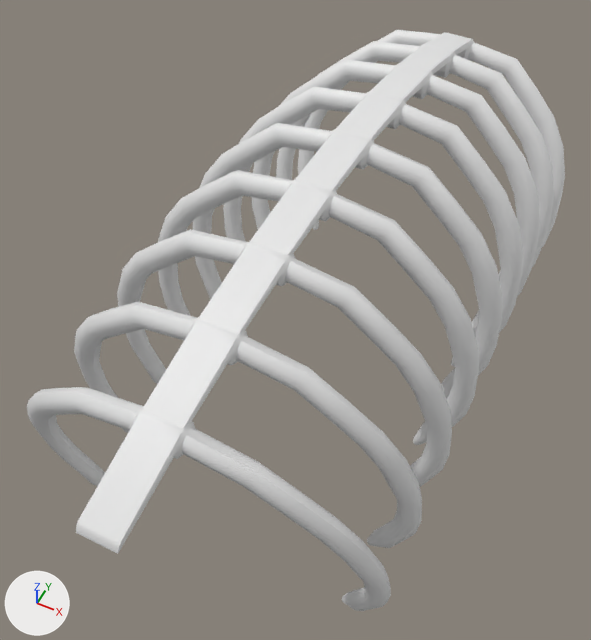
One commit to the FBX model Models/Giant monster rib cage.fbx: the scene before it, then after it.
One viewpoint serves both versions: a 50 mm camera at (15.7, -36.3, 41.2) aimed at (-1.3, -2.3, -1.3). Lighting does not change. The marker at lower left points along +X, +Y and +Z. Where no turn or scale is listed for an object, it has been applied to the vertices.

Names of what the first picture shows: 'Ribcage'.
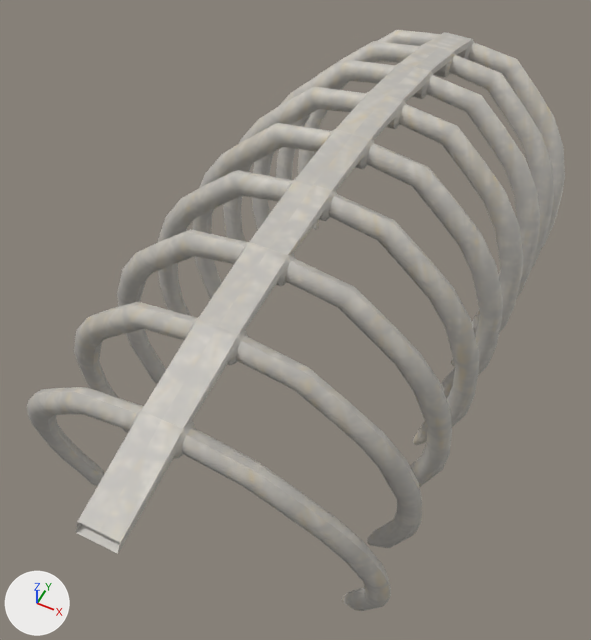
Changed parts and their boxes [x1, y1, x2, y2] in the pictures (591 x 640 px):
part 1 of me_mesh, deleted: before [76, 522, 120, 554]
part 2 of me_mesh, recoloured (white to grey): [27, 30, 565, 611] in both

Edits to the bpy script that builds the scene:
```text
Add img_materials_tif:
    img_materials_tif = load_image('Materials.tif', '_unpacked/Materials.tif', 512, 512, 'sRGB')
Add mat_mat:
    mat_mat = bpy.data.materials.new('Mat')
    # uses the picture img_materials_tif
Change me_mesh:
    used by ob_ribcage; location = (0.0, 0.0, 0.0)
    remove me_mesh.from_pydata(...)  # 4320 vertices, 4104 faces; spans x -11.9..11.9, y -25.0..25.0, z -11.4..11.4
    add me_mesh.from_pydata(...)  # 4222 vertices, 3970 faces; spans x -11.9..11.9, y -25.0..25.0, z -11.4..11.4
    me_mesh part 1
    30 vertices are removed from x 0.0, y -24.9..-14.0, z 7.1..10.2
    36 faces are deleted
    me_mesh part 2: 3970 faces spanning x -11.9..11.9, y -25.0..25.0, z -11.4..11.4 switch from no material to mat_mat
```
